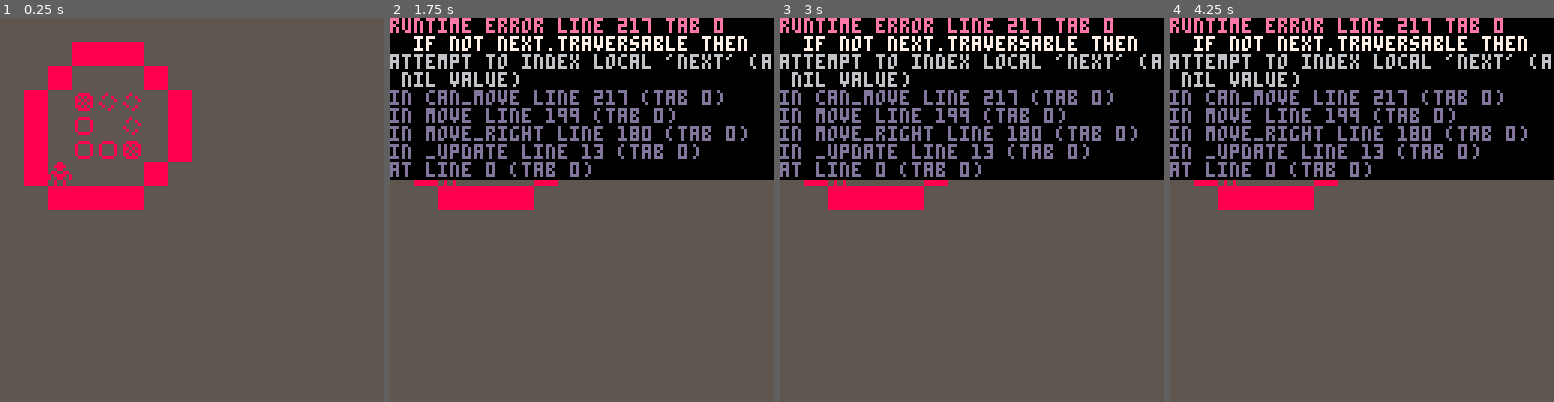
Above: before the commit, frames 1-4 (left to right).
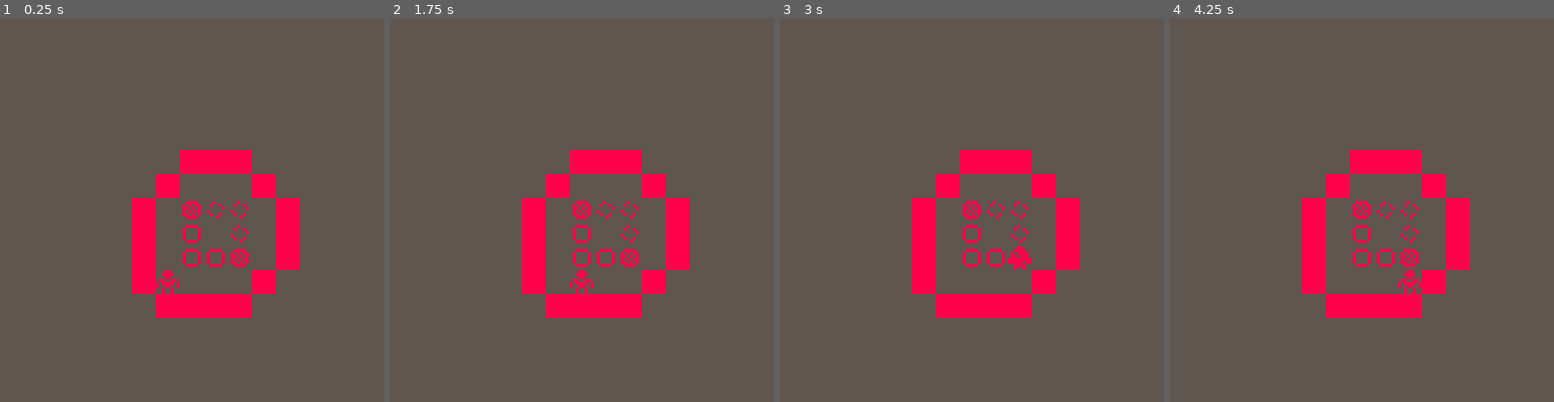
Above: after the commit, the same moments.

Repository: monsieurluge/pico8
Game: PICO-8 cartridge sokoban.p8
Two runs of this game, one before a commit and one after it. Both use one fixed random seed, a clock stepped at 60 frames per second and the inputs below.
Inputs:
- Up to frame 1 (0.25 s): no input
- Up to frame 2 (1.75 s): hold Right from 1.6 s (still down)
- Up to frame 3 (3 s): release Right at 2.1 s; hold Up 2.15-2.42 s; hold Right from 2.47 s (still down)
- Up to frame 4 (4.25 s): release Right at 3.03 s; hold Left 3.08-3.58 s; hold Down 3.63-3.97 s; hold Right from 4.02 s (still down)

The runs differ from the first frame. In frame 1, 14% of the frame differs, in the area x 6-79%, y 6-79%; in frame 2, 50%, in the area x 0-100%, y 0-79%; in frame 3, 50%; in frame 4, 50%.
Error before the commit: runtime error line 217 tab 0; if not next.traversable then; attempt to index local 'next' (a nil value)

Commit message:
sokoban: move the player

Diff:
--- a/sokoban.p8
+++ b/sokoban.p8
@@ -25,8 +25,7 @@
 
 function _draw()
   cls(5)
-  level:draw()
-  player:draw()
+  level:draw(player)
 end
 
 -- level ----------------------
@@ -45,34 +44,39 @@
   self:load_objects(plyr)
 end
 
-function level:draw()
-  self:draw_static()
-  self:draw_objects()
-end
-
-function level:draw_static()
+function level:draw(plyr)
+  local offset={
+    x=(128 - self.width * 8) / 2,
+    y=(128 - self.height * 8) / 2
+  }
+  self:draw_statics(offset)
+  self:draw_objects(offset)
+  plyr:draw(offset)
+end
+
+function level:draw_statics(offset)
   for y=1,self.height do
     for x=1,self.width do
       local spt=self.content[x][y]
       if spt.sprite > 0 then
         spr(
           spt.sprite,
-          x * 8,
-          y * 8
+          x * 8 + offset.x,
+          y * 8 + offset.y
         )
       end
     end
   end
 end
 
-function level:draw_objects()
+function level:draw_objects(offset)
   foreach(
     self.objects,
     function(object)
       spr(
         object.sprite,
-        object.pos.x * 8,
-        object.pos.y * 8
+        object.pos.x * 8 + offset.x,
+        object.pos.y * 8 + offset.y
       )
     end
   )
@@ -132,17 +136,29 @@
   end
 end
 
-function level:at(pos)
-  foreach(
-    self.objects,
-    function(object)
-      if object.pos.x==pos.x
-      and object.pos.y==pos.y
-      then
-        return object
-      end
-    end
-  )
+function level:move_to(obj,delta)
+  if self:can_move(obj,delta) then
+    obj:move(delta)
+  end
+end
+
+function level:can_move(obj,delta)
+  local nextpos = {
+    x=obj.pos.x + delta.x,
+    y=obj.pos.y + delta.y,
+  }
+  if nextpos.x < 1
+  or nextpos.x > self.width
+  or nextpos.y < 1
+  or nextpos.y > self.height
+  then
+    return false
+  end
+  local nexttile=self.content[nextpos.x][nextpos.y]
+  if not nexttile.traversable then
+    return false
+  end
+  return true
 end
 
 -- levels ---------------------
@@ -167,28 +183,28 @@
   self.pos=pos
 end
 
-function player:draw()
+function player:draw(offset)
   spr(
     1,
-    self.pos.x * 8,
-    self.pos.y * 8
+    self.pos.x * 8 + offset.x,
+    self.pos.y * 8 + offset.y
   )
 end
 
 function player:move_left()
-  move(self,{x=-1,y=0})
+  level:move_to(self,{x=-1,y=0})
 end
 
 function player:move_right()
-  move(self,{x=1,y=0})
+  level:move_to(self,{x=1,y=0})
 end
 
 function player:move_up()
-  move(self,{x=0,y=-1})
+  level:move_to(self,{x=0,y=-1})
 end
 
 function player:move_down()
-  move(self,{x=0,y=1})
+  level:move_to(self,{x=0,y=1})
 end
 
 function player:move(delta)
@@ -196,36 +212,6 @@
   self.pos.y+=delta.y
 end
 
--- generic --------------------
-
-function move(obj,delta)
-  if can_move(obj,delta) then
-    obj:move(delta)
-  end
-end
-
-function can_move(obj,delta)
-  local nextpos={
-    x=obj.pos.x + delta.x,
-    y=obj.pos.y + delta.y
-  }
-  if nextpos.x < 0
-  or nextpos.x > level.width - 1
-  or nextpos.y < 0
-  or nextpos.y > level.height - 1
-  then
-    return false
-  end
-  local next=level:at(nextpos)
-  if not next.traversable then
-    return false
-  end
-  return true
-end
-
-function next_tile(position,delta,level)
-  return level.content[position.x + delta.x][position.y + delta.y]
-end
 __gfx__
 00000000000880000000000000000000000000008888888808888880000000000000000000000000000000000000000000000000000000000000000000000000
 00000000008888000088880000888800000800008888888888800888088000000000000000000000000000000000000000000000000000000000000000000000
